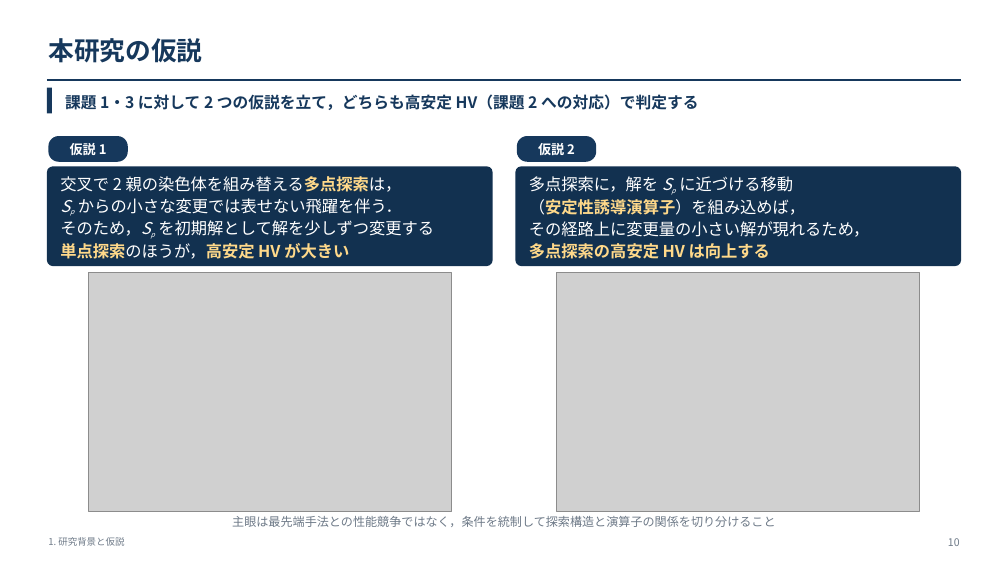
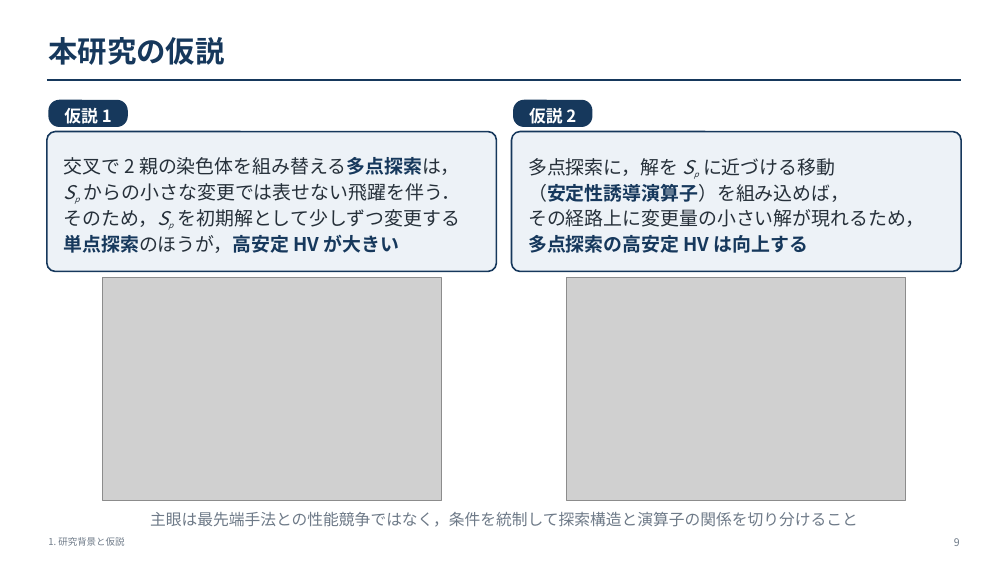
Before and after one commit to kitotakumi/stability_scheduling, a slide deck: slide 9 of doc/presentation_materials/JIMA2026fall_発表.pptx (slide 10 before the commit). Drawn at 1008x567 pixels with LibreOffice and Linux fonts; fonts in the diff are those of the drawing; grey boxes stand for pictures. Boxes give left, top, right and bottom in pixels: in the first picture for what was removed or moved away, otherwise in the second. Text is boxed around its words. In the diff, an @@ line names an element or a change of style, - is before the commit and + after.

```diff
--- a/doc/presentation_materials/JIMA2026fall_発表.pptx
+++ b/doc/presentation_materials/JIMA2026fall_発表.pptx
@@ text "本研究の仮説" at (x1=48, y1=37, x2=224, y2=65): size 24.5 to 28 pt @@
@@ rectangle removed at (x1=47, y1=88, x2=52, y2=113) @@
@@ rounded rectangle "仮説 1" moved from (x1=48, y1=136, x2=128, y2=162) to (x1=48, y1=100, x2=128, y2=127) @@
@@ rounded rectangle "仮説 1" at (x1=48, y1=100, x2=128, y2=127): size 12.5 to 16 pt @@
@@ text removed at (x1=65, y1=92, x2=698, y2=113) @@
-課題 1・3 に対して 2 つの仮説を立て，どちらも高安定 HV（課題 2 への対応）で判定する
@@ rounded rectangle "仮説 2" at (x1=513, y1=100, x2=593, y2=127): size 12.5 to 16 pt @@
@@ rounded rectangle "仮説 2" moved from (x1=517, y1=136, x2=597, y2=162) to (x1=513, y1=100, x2=593, y2=127) @@
@@ rounded rectangle resized from (x1=47, y1=166, x2=493, y2=266) to (x1=47, y1=132, x2=497, y2=271) @@
@@ rounded rectangle at (x1=47, y1=132, x2=497, y2=271): fill #123150 to #EDF2F7; outline none to #16385C 1.5 pt @@
@@ text "交叉で 2 親の染色体を組み替える多点探索は，" moved from (x1=60, y1=176, x2=434, y2=259) to (x1=63, y1=157, x2=460, y2=253) @@
@@ rounded rectangle at (x1=512, y1=132, x2=962, y2=271): fill #123150 to #EDF2F7; outline none to #16385C 1.5 pt @@
@@ rounded rectangle resized from (x1=516, y1=166, x2=962, y2=266) to (x1=512, y1=132, x2=962, y2=271) @@
@@ text "多点探索に，解を Sp に近づける移動" moved from (x1=529, y1=176, x2=870, y2=259) to (x1=528, y1=158, x2=924, y2=253) @@
@@ text "多点探索に，解を Sp に近づける移動" at (x1=528, y1=158, x2=924, y2=253): size 15.5 to 18 pt; size 11.2 to 13 pt in "Sp"; text colour #FFFFFF to #26303A in "多点探索に，解を Sp に近づける移動", "（安定性誘導演算子）を組み込めば，", "その経路上に変更量の小さい解が現れるため，"; text colour #FFD98A to #16385C in "（安定性誘導演算子）を組み込めば，", "多点探索の高安定 HV は向上する" @@
@@ text at (x1=63, y1=157, x2=460, y2=253): size 15.5 to 18 pt in "交叉で 2 親の染色体を組み替える多点探索は，", "Sp からの小さな変更では表せない飛躍を伴う．", "単点探索のほうが，高安定 HV が大きい"; text colour #FFFFFF to #26303A in "交叉で 2 親の染色体を組み替える多点探索は，", "Sp からの小さな変更では表せない飛躍を伴う．", "単点探索のほうが，高安定"; text colour #FFD98A to #16385C in "親の染色体を組み替える多点探索は，", "単点探索のほうが，高安定 HV が大きい"; size 11.2 to 13 pt in "Sp" @@
@@ text at (x1=63, y1=209, x2=460, y2=227): text changed; size 15.5 to 18 pt; text colour #FFFFFF to #26303A @@
-そのため，Sp を初期解として解を少しずつ変更する
+そのため，Sp を初期解として少しずつ変更する
@@ picture resized from (x1=88, y1=272, x2=451, y2=511) to (x1=102, y1=278, x2=441, y2=501) @@
@@ picture resized from (x1=557, y1=272, x2=920, y2=511) to (x1=567, y1=278, x2=906, y2=501) @@
@@ text "主眼は最先端手法との性能競争ではなく，条件を統制して探索構造と演算子の関係を切り分けること" moved from (x1=232, y1=516, x2=775, y2=527) to (x1=150, y1=512, x2=858, y2=527) @@
@@ text "主眼は最先端手法との性能競争ではなく，条件を統制して探索構造と演算子の関係を切り分けること" at (x1=150, y1=512, x2=858, y2=527): size 11.5 to 15 pt @@
@@ text at (x1=954, y1=538, x2=960, y2=546): text changed @@
-10
+9
```
Also in this commit, not shown: 32 other slides changed, 1 slide removed, 15 other files.
